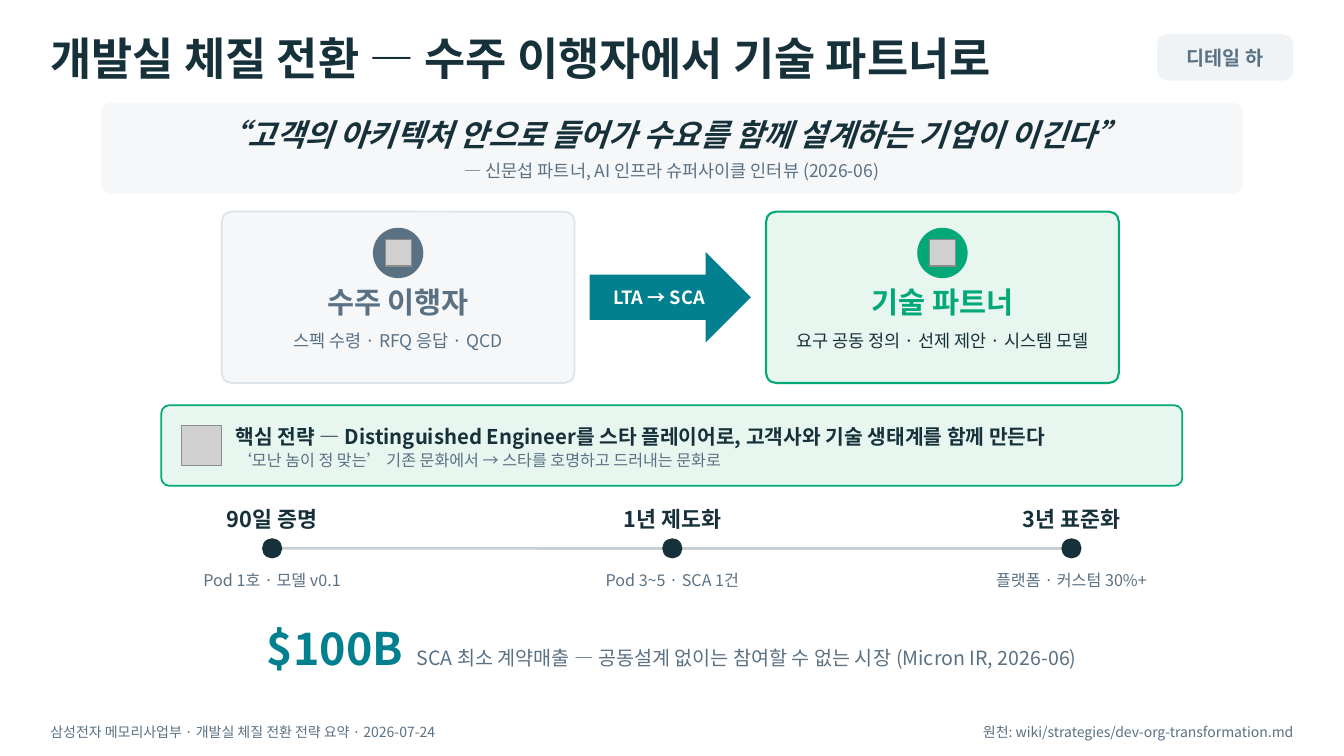
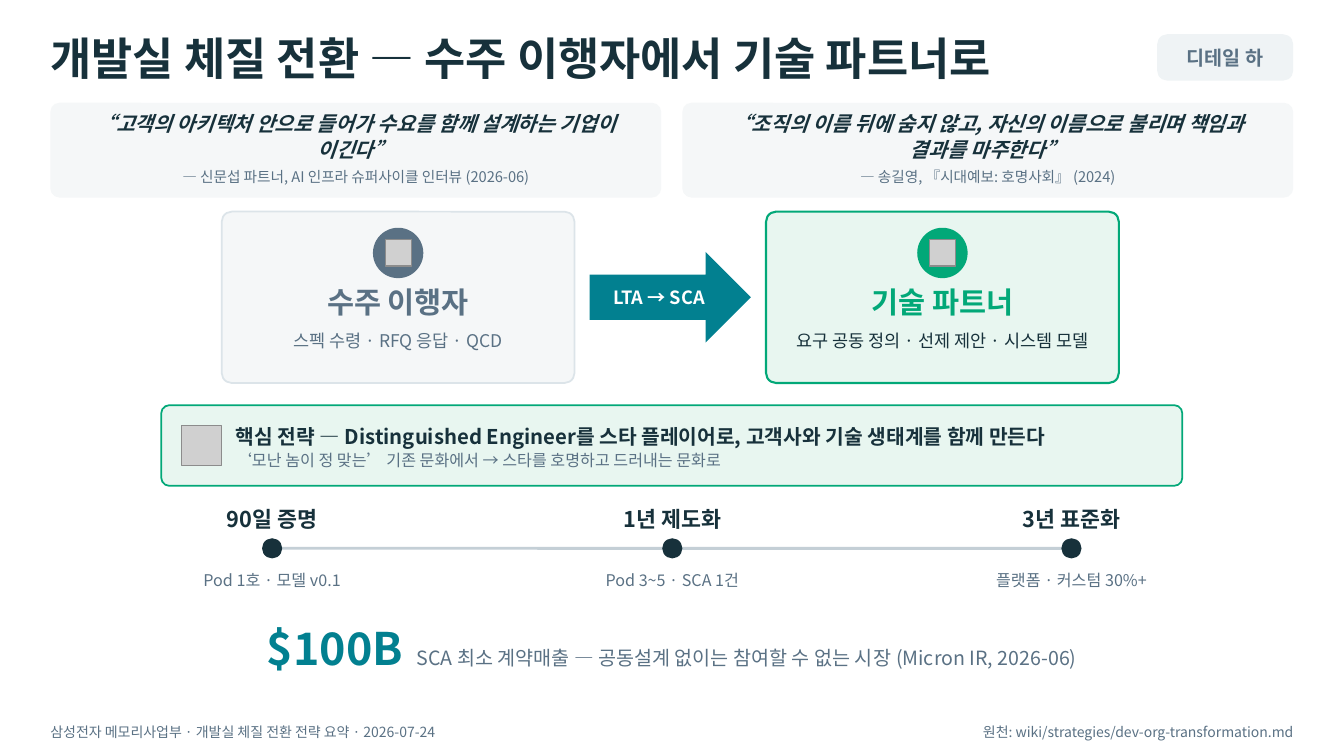
Before and after one commit to k31001/action-learning, a slide deck: slide 3 of outputs/presentation/dev-transformation-summary.pptx. Drawn at 1344x756 pixels with LibreOffice and Linux fonts; fonts in the diff are those of the drawing; grey boxes stand for pictures. Boxes give left, top, right and bottom in pixels: in the first picture for what was removed or moved away, otherwise in the second. Text is boxed around its words. In the diff, an @@ line names an element or a change of style, - is before the commit and + after.

```diff
--- a/outputs/presentation/dev-transformation-summary.pptx
+++ b/outputs/presentation/dev-transformation-summary.pptx
@@ rounded rectangle added at box(50, 103, 661, 198), fill #F5F7F8 @@
@@ text "“고객의 아키텍처 안으로 들어가 수요를 ...": place and size @@
-text "“고객의 아키텍처 안으로 들어가 수요를 ..." at box(217, 119, 1127, 149)
+text "“고객의 아키텍처 안으로 들어가 수요를 ..." at box(96, 114, 616, 159)
@@ text "“고객의 아키텍처 안으로 들어가 수요를 ..." at box(96, 114, 616, 159): size 22 to 14.5 pt; line spacing 1 to 1.05 @@
@@ rounded rectangle: place and size @@
-rounded rectangle at box(101, 103, 1243, 194)
+rounded rectangle at box(683, 103, 1294, 198)
@@ rounded rectangle at box(683, 103, 1294, 198): proportions changed @@
@@ text added at box(731, 114, 1244, 159), 14.5 pt, text #17313B, bold, italic @@
+“조직의 이름 뒤에 숨지 않고, 자신의 이름으로 불리며 책임과 결과를 마주한다”
@@ text "— 신문섭 파트너, AI 인프라 ...": place and size @@
-text "— 신문섭 파트너, AI 인프라 ..." at box(486, 162, 879, 181)
+text "— 신문섭 파트너, AI 인프라 ..." at box(200, 170, 530, 185)
@@ text "— 신문섭 파트너, AI 인프라 ..." at box(200, 170, 530, 185): size 12.5 to 10.5 pt @@
@@ text added at box(878, 169, 1115, 185), 10.5 pt, text #5A7184 @@
+— 송길영, 『시대예보: 호명사회』 (2024)
```
Also in this commit, not shown: 2 other slides changed, 9 other files.
